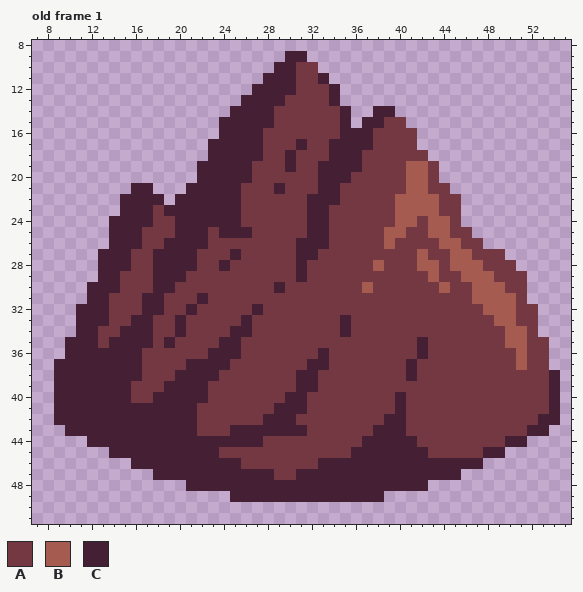
Pixel-art file -- assets/aseprite/mountain.aseprite. That is the earlier state.
64x64 pixels, 1 frame. Shown: old frame 1: x 7..55, y 8..51.
Palette (. is transparent): A #733841  B #a65b51  C #452034
Pixels before, old frame 1, first column x 9:
 9 .....................CC.......................
10 ....................CCAA......................
11 ...................CCCAAC.....................
12 ..................CCCCAAAC....................
13 .................CCCCAAAAC....................
14 ................CCCCAAAAAAC..CC...............
15 ...............CCCCCAAAAAAC.CCAA..............
16 ...............CCCCAAAAAAACCCAAAA.............
17 ..............CCCCCAAACAACCCCAAAA.............
18 ..............CCCCCAACAAACCCAAAAAA............
19 .............CCCCCAAACAACCCCAAAABBA...........
20 .............CCCCCAAAAAACCCAAAAABBA...........
21 .......CC...CCCCCAAACAAACCAAAAAABBAA..........
22 ......CCCC.CCCCCCAAAAAACCCAAAAABBBBAA.........
23 ......CCCACCCCCCCAAAAAACCAAAAAABBBBAA.........
24 .....CCCCAACCCCCCAAAAAACCAAAAAABBABBA.........
25 .....CCCAAACCCACCCAAAAACCAAAAABBAABBAA........
26 .....CCCAACCCCAAAAAAAACCCAAAAABAAAABBAA.......
27 ....CCCAACCCCAAACAAAAACCAAAAAAAAABAABBAAA.....
28 ....CCCAACCCCAACAAAAAACAAAAAABAAABBABBBAAA....
29 ....CCAAACCCAAAAAAAAAACAAAAAAAAAAABAABBBAAA...
30 ...CCCAAACCAAAAAAAAACAAAAAAABAAAAAABAABBBAA...
31 ...CCAAACCAAACAAAAAAAAAAAAAAAAAAAAAAAABBBBA...
32 ..CCCAAACCAACAAAAACAAAAAAAAAAAAAAAAAAAABBBAA..
33 ..CCCAACCAACAAAAACAAAAAAAACAAAAAAAAAAAAABBAA..
34 ..CCAACCCAACAAAACCAAAAAAAACAAAAAAAAAAAAAABBA..
35 .CCCACCCCACAAAACCAAAAAAAAAAAAAAAACAAAAAAABBAA.
36 .CCCCCCCAAAAAACCCAAAAAAACAAAAAAAACAAAAAAAABAA.
37 CCCCCCCCAAAACCCCAAAAAAACCAAAAAAACAAAAAAAAABAA.
38 CCCCCCCCAAACCCCAAAAAAACCAAAAAAAACAAAAAAAAAAAAC
39 CCCCCCCAAACCCCAAAAAAAACCAAAAAAAAAAAAAAAAAAAAAC
40 CCCCCCCAACCCCCAAAAAAACCAAAAAAAACAAAAAAAAAAAAAC
41 CCCCCCCCCCCCCAAAAAAACCCAAAAAAAACAAAAAAAAAAAAAC
42 CCCCCCCCCCCCCAAAAAACCCAAAAAAAACCAAAAAAAAAAAACC
43 .CCCCCCCCCCCCAAACCCCCCCAAAAAACCCAAAAAAAAAAACC.
44 ...CCCCCCCCCCCCCCCCAAAAAAAAACCCCCAAAAAAAACC...
45 .....CCCCCCCCCCAAAAAAAAAAAACCCCCCCAAAAACC.....
46 .......CCCCCCCCCCAAAAAAACCCCCCCCCCCCCCC.......
47 .........CCCCCCCCCCCAACCCCCCCCCCCCCCC.........
48 ............CCCCCCCCCCCCCCCCCCCCCC............
49 ................CCCCCCCCCCCCCC................
Now the later version:
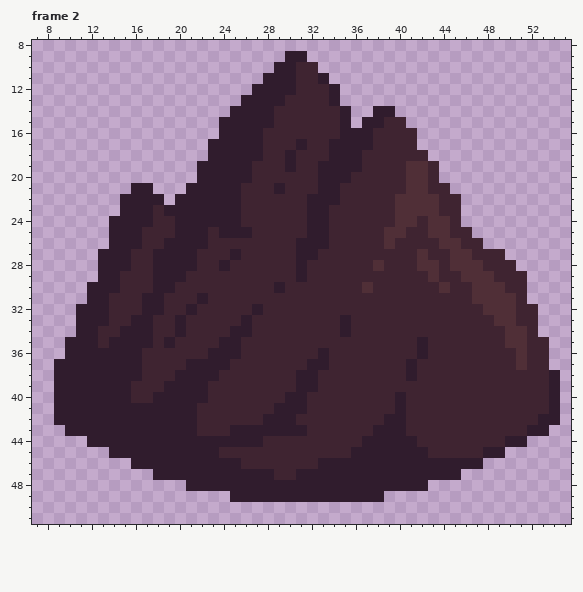
A new or re-ordered frame is compared with the old frame closest to it.
The exact change:
frames 1 -> 2
Colour A changes from #733841 to #3f2431.
Colour B changes from #a65b51 to #502f37.
Colour C changes from #452034 to #301c2d.
Pixel boxes of the changes (left, top, right, bottom) in both pictures:
changed: (54, 51, 560, 502)
